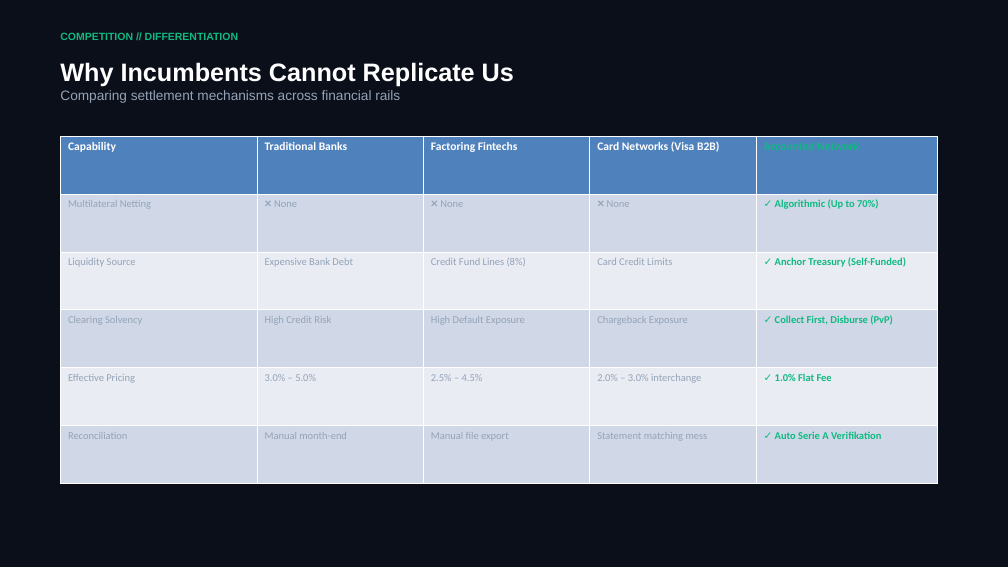
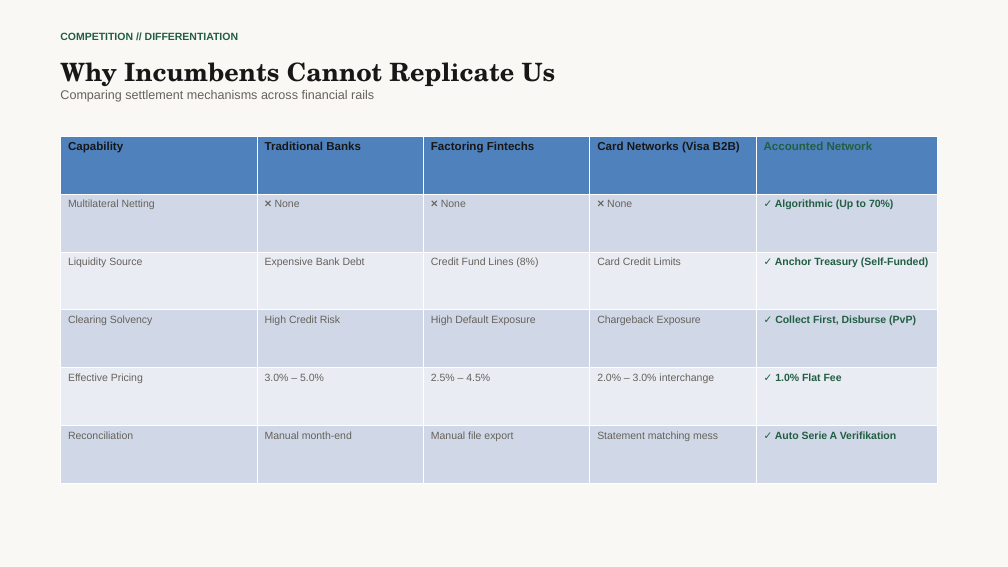
Before and after one commit to howieaccounted/accounted, a slide deck: slide 15 of public/docs/accounted_network_pitch_deck.pptx. Drawn at 1008x567 pixels with LibreOffice and Linux fonts; fonts in the diff are those of the drawing. Boxes give left, top, right and bottom in pixels: in the first picture for what was removed or moved away, otherwise in the second. Text is boxed around its words. In the diff, an @@ line names an element or a change of style, - is before the commit and + after.

Commit message:
style(pitch): update deck branding to match accounted.se light paper and editorial typography

```diff
--- a/public/docs/accounted_network_pitch_deck.pptx
+++ b/public/docs/accounted_network_pitch_deck.pptx
@@ rectangle at [0, 0, 1008, 567]: fill #0B0F19 to #FAF8F5 @@
@@ text "Why Incumbents Cannot Replicate Us" at [60, 62, 556, 102]: font Arial to TeX Gyre Schola, text colour #FFFFFF to #171717 in "Why Incumbents Cannot Replicate Us"; size 13 to 12 pt, text colour #94A3B8 to #66625C in "Comparing settlement mechanisms across financial rails" @@
@@ text "COMPETITION // DIFFERENTIATION" at [60, 32, 238, 40]: text colour #10B981 to #225E42 @@
@@ table at [60, 136, 938, 484] @@
@@ font Calibri to Arial @@
@@ text colour #FFFFFF to #171717 in "Capability", "Traditional Banks", "Factoring Fintechs", "Card Networks (Visa B2B)" @@
@@ text colour #10B981 to #225E42 in "Accounted Network", "✓ Algorithmic (Up to 70%)", "✓ Anchor Treasury (Self-Funded)", "✓ Collect First, Disburse (PvP)" and 2 more places @@
@@ text colour #94A3B8 to #66625C in "Multilateral Netting", "❌ None", "❌ None", "❌ None" and 16 more places @@
```
Also in this commit, not shown: 15 other slides changed, 1 other file.
